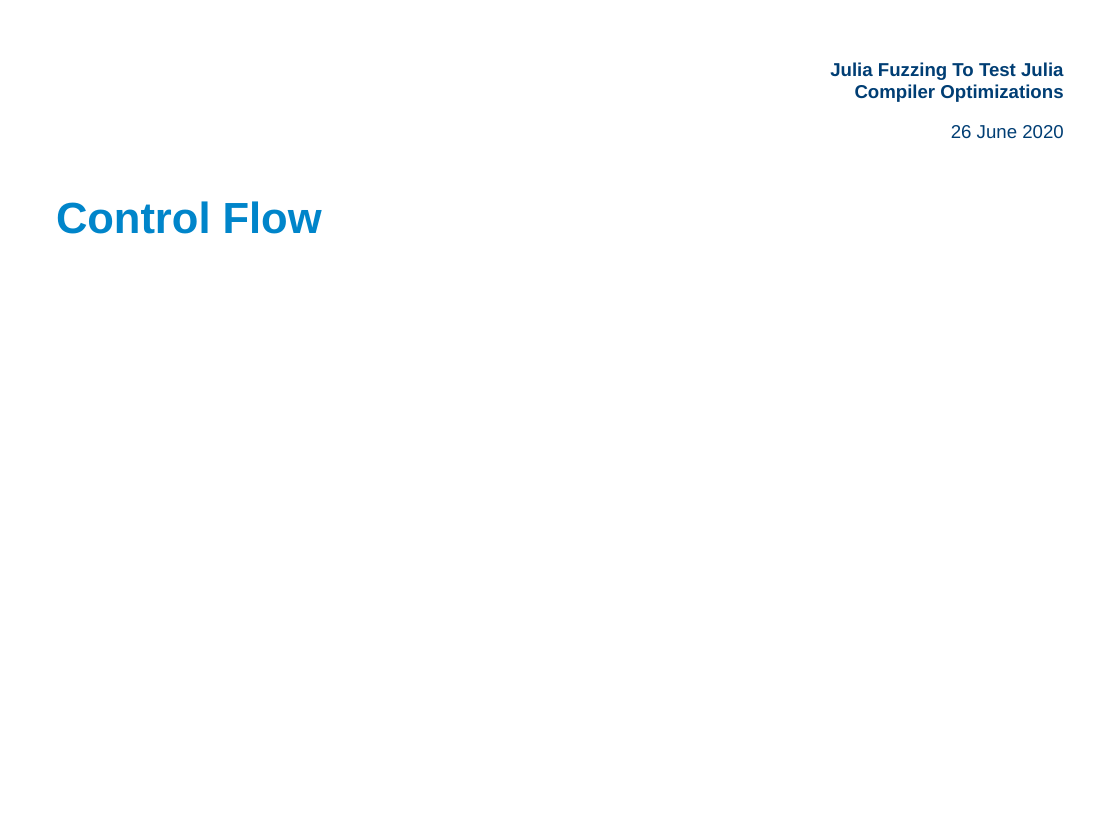
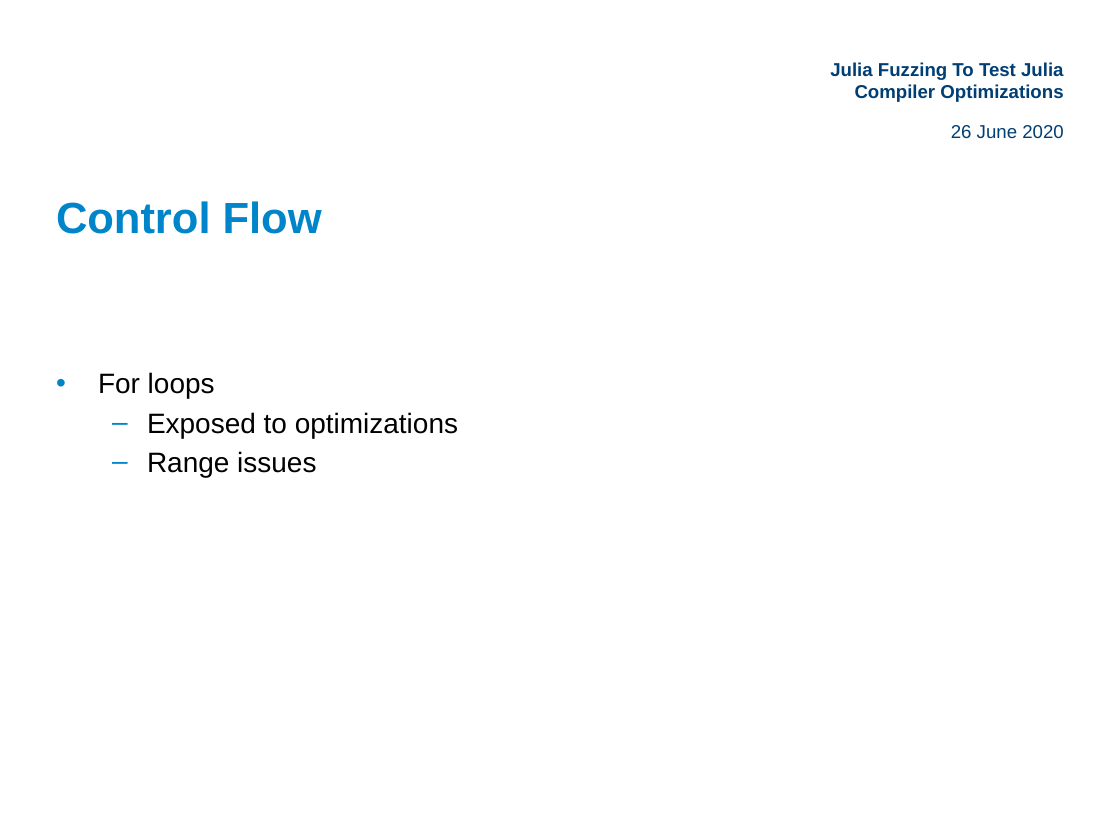
Before and after one commit to HarryAnkers/Final-Year-Project, a slide deck: slide 18 of Presentation.pptx. Drawn at 1120x840 pixels with LibreOffice and Linux fonts; fonts in the diff are those of the drawing; background and template pictures are left out. Boxes give left, top, right and bottom in pixels: in the first picture for what was removed or moved away, otherwise in the second. Text is boxed around its words. In the diff, an @@ line names an element or a change of style, - is before the commit and + after.

```diff
--- a/Presentation.pptx
+++ b/Presentation.pptx
@@ text added at bbox=[98, 372, 458, 477], 18 pt, text #000000 @@
+• For loops
+  – Exposed to optimizations
+  – Range issues
```
Also in this commit, not shown: 2 other slides changed, 1 other file.
